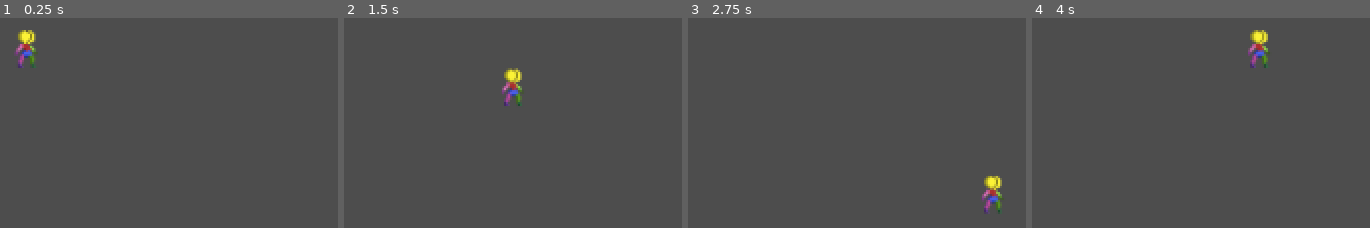
Above: before the commit, frames 1-4 (left to right).
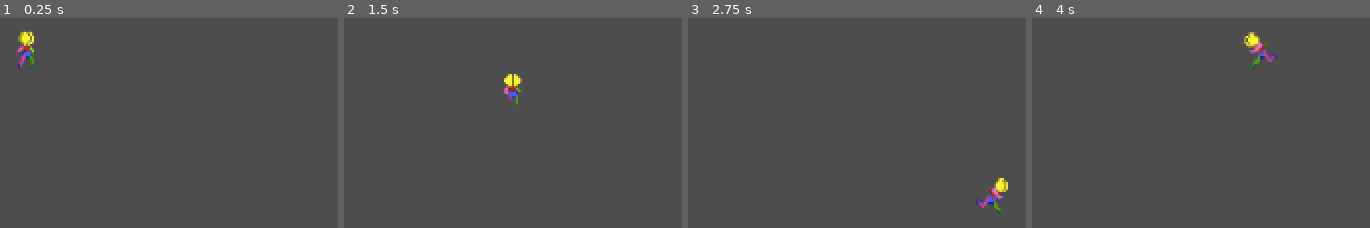
Above: after the commit, the same moments.

Repository: kjduemmel/AdventureGame
Game: Godot game, scene res://game.tscn
The game is run twice, just before and just after one commit, with the same random seed, the same clock (stepped at 60 frames per second) and the same inputs.
Inputs:
- Up to frame 1 (0.25 s): no input
- Up to frame 2 (1.5 s): tap Enter at 0.5 s; hold D (move_right) 0.53-1.28 s; hold S (move_down) from 1.28 s (still down)
- Up to frame 3 (2.75 s): release S (move_down) at 2.03 s; hold D (move_right) from 2.03 s (still down)
- Up to frame 4 (4 s): tap Space at 2.75 s; release D (move_right) at 2.78 s; hold W (move_up) 2.78-3.53 s; hold A (move_left) from 3.53 s (still down)

The runs differ from the first frame. In frame 1, 0.5% of the frame differs, in the area x 4-12%, y 5-24%; in frame 2, 0.8%; in frame 3, 0.9%; in frame 4, 1.0%, in the area x 62-73%, y 5-24%.

Commit message:
Animations work only on keyboard. Controllers are buggy

Diff:
--- a/Assets/Scenes/Entities/player.tscn
+++ b/Assets/Scenes/Entities/player.tscn
@@ -1,59 +1,178 @@
-[gd_scene load_steps=29 format=3 uid="uid://b0pr6qbh1w4gy"]
+[gd_scene load_steps=35 format=3 uid="uid://b0pr6qbh1w4gy"]
 
 [ext_resource type="Script" uid="uid://dfl7g04oatc6o" path="res://Assets/Scripts/player.gd" id="1_o8828"]
 [ext_resource type="Script" uid="uid://c5uwebebwj8br" path="res://Assets/Scripts/StateMachine/state_machine.gd" id="2_wybs3"]
 [ext_resource type="Script" uid="uid://b3ldcqblyiwso" path="res://Assets/Scripts/StateMachine/idle.gd" id="3_8ho57"]
 [ext_resource type="Script" uid="uid://fsa5nje5w2y3" path="res://Assets/Scripts/player_input.gd" id="4_8ho57"]
 [ext_resource type="Script" uid="uid://c6mcvafy70rhm" path="res://Assets/Scripts/StateMachine/move.gd" id="4_uvq5q"]
-[ext_resource type="Texture2D" uid="uid://1810xfeb0ju6" path="res://Assets/Sprites/human_idle.png" id="6_q0lhw"]
-[ext_resource type="Texture2D" uid="uid://cw183o727xre2" path="res://Assets/Sprites/human_move_right.png" id="7_2sfyc"]
+[ext_resource type="Texture2D" uid="uid://3s05mhn7cjn3" path="res://Assets/Sprites/player.png" id="6_v1l0r"]
 
 [sub_resource type="CapsuleShape2D" id="CapsuleShape2D_uvq5q"]
 
+[sub_resource type="AtlasTexture" id="AtlasTexture_q0lhw"]
+atlas = ExtResource("6_v1l0r")
+region = Rect2(0, 0, 32, 32)
+
+[sub_resource type="AtlasTexture" id="AtlasTexture_2sfyc"]
+atlas = ExtResource("6_v1l0r")
+region = Rect2(0, 32, 32, 32)
+
 [sub_resource type="AtlasTexture" id="AtlasTexture_u6dhp"]
-atlas = ExtResource("7_2sfyc")
-region = Rect2(0, 0, 32, 32)
+atlas = ExtResource("6_v1l0r")
+region = Rect2(0, 64, 32, 32)
 
 [sub_resource type="AtlasTexture" id="AtlasTexture_wo1vt"]
-atlas = ExtResource("7_2sfyc")
-region = Rect2(32, 0, 32, 32)
+atlas = ExtResource("6_v1l0r")
+region = Rect2(0, 96, 32, 32)
+
+[sub_resource type="AtlasTexture" id="AtlasTexture_nh51c"]
+atlas = ExtResource("6_v1l0r")
+region = Rect2(32, 96, 32, 32)
+
+[sub_resource type="AtlasTexture" id="AtlasTexture_hbgwd"]
+atlas = ExtResource("6_v1l0r")
+region = Rect2(0, 128, 32, 32)
+
+[sub_resource type="AtlasTexture" id="AtlasTexture_ou1yy"]
+atlas = ExtResource("6_v1l0r")
+region = Rect2(32, 128, 32, 32)
+
+[sub_resource type="AtlasTexture" id="AtlasTexture_shxur"]
+atlas = ExtResource("6_v1l0r")
+region = Rect2(0, 160, 32, 32)
+
+[sub_resource type="AtlasTexture" id="AtlasTexture_vinxu"]
+atlas = ExtResource("6_v1l0r")
+region = Rect2(32, 160, 32, 32)
+
+[sub_resource type="AtlasTexture" id="AtlasTexture_008h0"]
+atlas = ExtResource("6_v1l0r")
+region = Rect2(0, 192, 32, 32)
+
+[sub_resource type="AtlasTexture" id="AtlasTexture_n81jy"]
+atlas = ExtResource("6_v1l0r")
+region = Rect2(32, 192, 32, 32)
 
 [sub_resource type="SpriteFrames" id="SpriteFrames_v1l0r"]
 animations = [{
 "frames": [{
 "duration": 1.0,
-"texture": ExtResource("6_q0lhw")
+"texture": SubResource("AtlasTexture_q0lhw")
+}, {
+"duration": 1.0,
+"texture": SubResource("AtlasTexture_2sfyc")
+}, {
+"duration": 1.0,
+"texture": SubResource("AtlasTexture_u6dhp")
+}, {
+"duration": 1.0,
+"texture": SubResource("AtlasTexture_wo1vt")
+}, {
+"duration": 1.0,
+"texture": SubResource("AtlasTexture_nh51c")
+}, {
+"duration": 1.0,
+"texture": SubResource("AtlasTexture_hbgwd")
+}, {
+"duration": 1.0,
+"texture": SubResource("AtlasTexture_ou1yy")
+}, {
+"duration": 1.0,
+"texture": SubResource("AtlasTexture_shxur")
+}, {
+"duration": 1.0,
+"texture": SubResource("AtlasTexture_vinxu")
+}, {
+"duration": 1.0,
+"texture": SubResource("AtlasTexture_008h0")
+}, {
+"duration": 1.0,
+"texture": SubResource("AtlasTexture_n81jy")
 }],
 "loop": true,
-"name": &"Idle",
-"speed": 5.0
-}, {
-"frames": [{
-"duration": 1.0,
-"texture": SubResource("AtlasTexture_u6dhp")
-}, {
-"duration": 1.0,
-"texture": SubResource("AtlasTexture_wo1vt")
-}],
-"loop": true,
-"name": &"Move",
+"name": &"Player",
 "speed": 5.0
 }]
 
 [sub_resource type="Animation" id="Animation_q0lhw"]
 resource_name = "idle_down"
+loop_mode = 1
+tracks/0/type = "value"
+tracks/0/imported = false
+tracks/0/enabled = true
+tracks/0/path = NodePath("Body:frame")
+tracks/0/interp = 1
+tracks/0/loop_wrap = true
+tracks/0/keys = {
+"times": PackedFloat32Array(0),
+"transitions": PackedFloat32Array(1),
+"update": 1,
+"values": [1]
+}
+
+[sub_resource type="Animation" id="Animation_wo1vt"]
+resource_name = "walk_down"
+loop_mode = 1
+tracks/0/type = "value"
+tracks/0/imported = false
+tracks/0/enabled = true
+tracks/0/path = NodePath("Body:frame")
+tracks/0/interp = 1
+tracks/0/loop_wrap = true
+tracks/0/keys = {
+"times": PackedFloat32Array(0, 0.5),
+"transitions": PackedFloat32Array(1, 1),
+"update": 1,
+"values": [3, 4]
+}
+
+[sub_resource type="Animation" id="Animation_u6dhp"]
+resource_name = "walk_left"
+loop_mode = 1
+tracks/0/type = "value"
+tracks/0/imported = false
+tracks/0/enabled = true
+tracks/0/path = NodePath("Body:frame")
+tracks/0/interp = 1
+tracks/0/loop_wrap = true
+tracks/0/keys = {
+"times": PackedFloat32Array(0, 0.5),
+"transitions": PackedFloat32Array(1, 1),
+"update": 1,
+"values": [9, 10]
+}
 
 [sub_resource type="Animation" id="Animation_2sfyc"]
 resource_name = "walk_right"
-
-[sub_resource type="Animation" id="Animation_u6dhp"]
-resource_name = "walk_left"
-
-[sub_resource type="Animation" id="Animation_wo1vt"]
-resource_name = "walk_down"
+loop_mode = 1
+tracks/0/type = "value"
+tracks/0/imported = false
+tracks/0/enabled = true
+tracks/0/path = NodePath("Body:frame")
+tracks/0/interp = 1
+tracks/0/loop_wrap = true
+tracks/0/keys = {
+"times": PackedFloat32Array(0, 0.5),
+"transitions": PackedFloat32Array(1, 1),
+"update": 1,
+"values": [7, 8]
+}
 
 [sub_resource type="Animation" id="Animation_nh51c"]
 resource_name = "walk_up"
+loop_mode = 1
+tracks/0/type = "value"
+tracks/0/imported = false
+tracks/0/enabled = true
+tracks/0/path = NodePath("Body:frame")
+tracks/0/interp = 1
+tracks/0/loop_wrap = true
+tracks/0/keys = {
+"times": PackedFloat32Array(0, 0.5),
+"transitions": PackedFloat32Array(1, 1),
+"update": 1,
+"values": [5, 6]
+}
 
 [sub_resource type="AnimationLibrary" id="AnimationLibrary_hbgwd"]
 _data = {
@@ -71,37 +190,30 @@
 blend_point_0/node = SubResource("AnimationNodeAnimation_q0lhw")
 blend_point_0/pos = Vector2(0, -1)
 
+[sub_resource type="AnimationNodeAnimation" id="AnimationNodeAnimation_v1l0r"]
+animation = &"walk_up"
+
+[sub_resource type="AnimationNodeAnimation" id="AnimationNodeAnimation_2sfyc"]
+animation = &"walk_down"
+
 [sub_resource type="AnimationNodeAnimation" id="AnimationNodeAnimation_u6dhp"]
-animation = &"walk_down"
+animation = &"walk_right"
 
 [sub_resource type="AnimationNodeAnimation" id="AnimationNodeAnimation_wo1vt"]
-animation = &"walk_right"
-
-[sub_resource type="AnimationNodeAnimation" id="AnimationNodeAnimation_nh51c"]
-animation = &"walk_up"
-
-[sub_resource type="AnimationNodeAnimation" id="AnimationNodeAnimation_hbgwd"]
 animation = &"walk_left"
 
 [sub_resource type="AnimationNodeBlendSpace2D" id="AnimationNodeBlendSpace2D_ou1yy"]
-blend_point_0/node = SubResource("AnimationNodeAnimation_u6dhp")
+blend_point_0/node = SubResource("AnimationNodeAnimation_v1l0r")
 blend_point_0/pos = Vector2(0, -1)
-blend_point_1/node = SubResource("AnimationNodeAnimation_wo1vt")
-blend_point_1/pos = Vector2(1, 0)
-blend_point_2/node = SubResource("AnimationNodeAnimation_nh51c")
-blend_point_2/pos = Vector2(0, 1)
-blend_point_3/node = SubResource("AnimationNodeAnimation_hbgwd")
+blend_point_1/node = SubResource("AnimationNodeAnimation_2sfyc")
+blend_point_1/pos = Vector2(0, 1)
+blend_point_2/node = SubResource("AnimationNodeAnimation_u6dhp")
+blend_point_2/pos = Vector2(1, 0)
+blend_point_3/node = SubResource("AnimationNodeAnimation_wo1vt")
 blend_point_3/pos = Vector2(-1, 0)
+sync = true
 
 [sub_resource type="AnimationNodeStateMachineTransition" id="AnimationNodeStateMachineTransition_ou1yy"]
-advance_mode = 2
-
-[sub_resource type="AnimationNodeStateMachineTransition" id="AnimationNodeStateMachineTransition_shxur"]
-switch_mode = 1
-advance_mode = 2
-
-[sub_resource type="AnimationNodeStateMachineTransition" id="AnimationNodeStateMachineTransition_vinxu"]
-switch_mode = 1
 advance_mode = 2
 
 [sub_resource type="AnimationNodeStateMachine" id="AnimationNodeStateMachine_q0lhw"]
@@ -109,7 +221,7 @@
 states/Idle/position = Vector2(380, 100)
 states/Walk/node = SubResource("AnimationNodeBlendSpace2D_ou1yy")
 states/Walk/position = Vector2(640, 95)
-transitions = ["Start", "Idle", SubResource("AnimationNodeStateMachineTransition_ou1yy"), "Idle", "Walk", SubResource("AnimationNodeStateMachineTransition_shxur"), "Walk", "Idle", SubResource("AnimationNodeStateMachineTransition_vinxu")]
+transitions = ["Start", "Idle", SubResource("AnimationNodeStateMachineTransition_ou1yy")]
 
 [node name="Player" type="CharacterBody2D"]
 script = ExtResource("1_o8828")
@@ -121,23 +233,27 @@
 script = ExtResource("2_wybs3")
 starting_state = NodePath("Idle")
 
-[node name="Idle" type="Node2D" parent="MovementSM" node_paths=PackedStringArray("move_state")]
+[node name="Idle" type="Node2D" parent="MovementSM" node_paths=PackedStringArray("move_state", "anim_tree")]
 script = ExtResource("3_8ho57")
 move_state = NodePath("../Move")
+anim_tree = NodePath("../../AnimationTree")
 animation_name = &"Idle"
 
-[node name="Move" type="Node2D" parent="MovementSM" node_paths=PackedStringArray("idle_state")]
+[node name="Move" type="Node2D" parent="MovementSM" node_paths=PackedStringArray("idle_state", "anim_tree")]
 script = ExtResource("4_uvq5q")
 idle_state = NodePath("../Idle")
+anim_tree = NodePath("../../AnimationTree")
 animation_name = &"Walk"
 
 [node name="PlayerInput" type="Node2D" parent="."]
 script = ExtResource("4_8ho57")
 
 [node name="Body" type="AnimatedSprite2D" parent="."]
+texture_filter = 1
 scale = Vector2(1.0625, 1.0625)
 sprite_frames = SubResource("SpriteFrames_v1l0r")
-animation = &"Idle"
+animation = &"Player"
+frame = 9
 
 [node name="AnimationPlayer" type="AnimationPlayer" parent="."]
 libraries = {
@@ -147,5 +263,5 @@
 [node name="AnimationTree" type="AnimationTree" parent="."]
 tree_root = SubResource("AnimationNodeStateMachine_q0lhw")
 anim_player = NodePath("../AnimationPlayer")
-parameters/Idle/blend_position = Vector2(-0.0015949011, -0.4175824)
-parameters/Walk/blend_position = Vector2(0, 0)
+parameters/Idle/blend_position = Vector2(0, 0)
+parameters/Walk/blend_position = Vector2(-0.9984051, 0.022421598)
--- a/Assets/Scripts/StateMachine/state.gd
+++ b/Assets/Scripts/StateMachine/state.gd
@@ -10,12 +10,12 @@
 @export
 var animation_name: StringName
 
-var _playback: AnimationNodeStateMachinePlayback
+
 
 func enter() -> void:
-	if anim_tree and _playback and animation_name != StringName():
+	if anim_tree and animation_name != StringName():
 		anim_tree.active = true
-		_playback.travel(animation_name)
+		anim_tree.get("parameters/playback").travel(animation_name)
 
 func exit() -> void: pass
 func process_input(_event: InputEvent) -> State: return null
Not shown, added: Assets/Sprites/player.png.import
